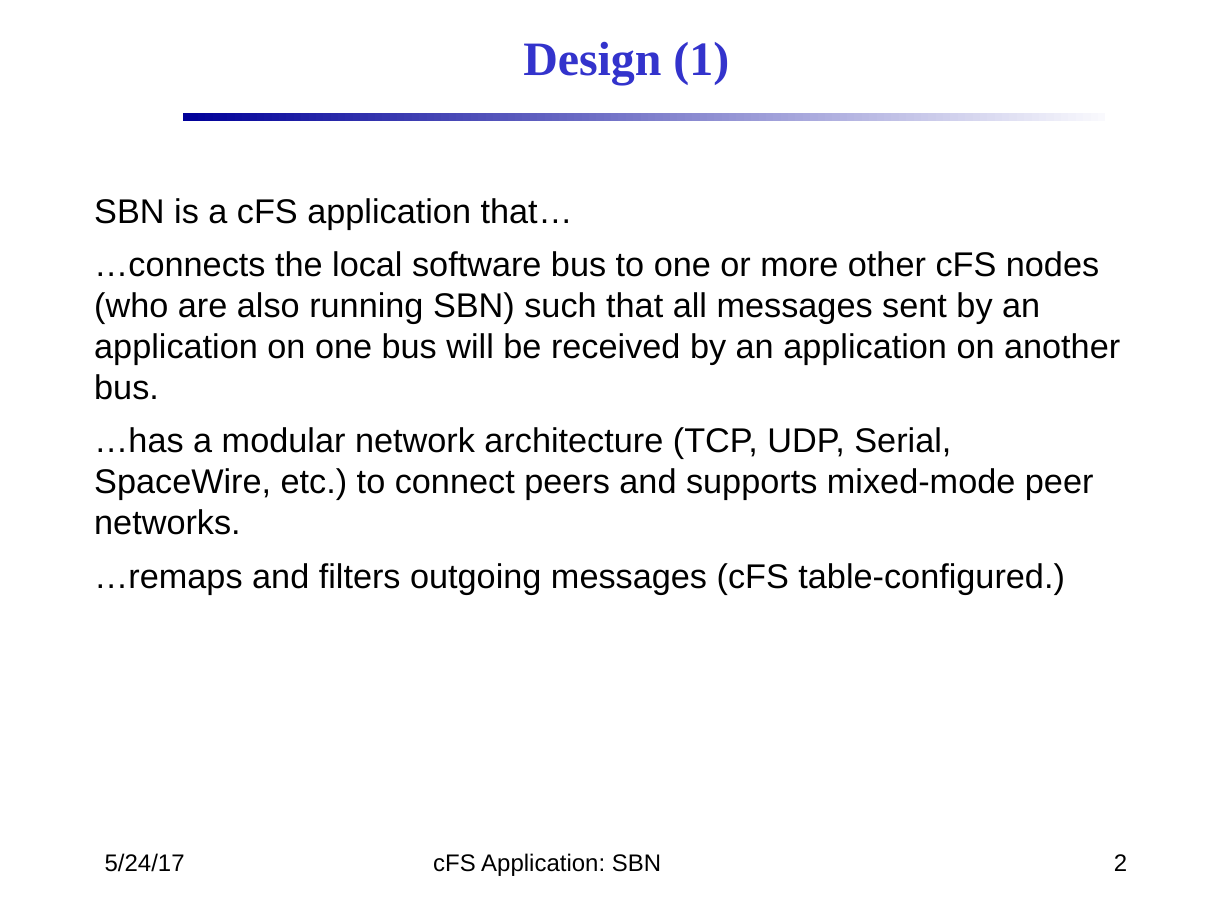
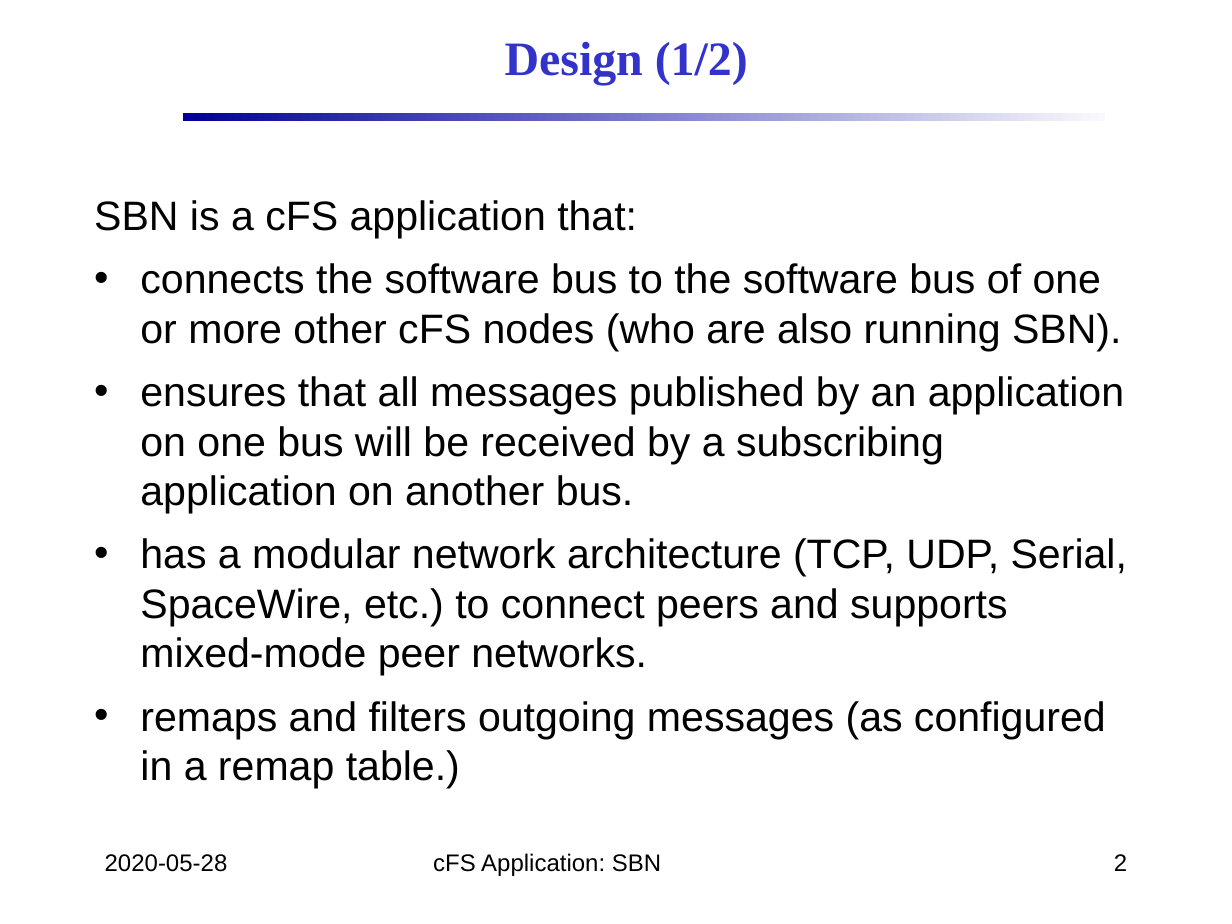
Before and after one commit to nasa/SBN, a slide deck: slide 2 of doc/SBN_Design.pptx. Drawn at 1232x924 pixels with LibreOffice and Linux fonts; fonts in the diff are those of the drawing; background and template pictures are left out. Boxes give left, top, right and bottom in pixels: in the first picture for what was removed or moved away, otherwise in the second. Text is boxed around its words. In the diff, an @@ line names an element or a change of style, - is before the commit and + after.

```diff
--- a/doc/SBN_Design.pptx
+++ b/doc/SBN_Design.pptx
@@ text at box(505, 41, 748, 85): text changed @@
-Design (1)
+Design (1/2)
@@ text at box(94, 200, 1127, 788): text changed; size 20 to 24 pt @@
-SBN is a cFS application that…
-…connects the local software bus to one or more other cFS nodes (who are also running SBN) such that all messages sent by an application on one bus will be received by an application on another bus.
-…has a modular network architecture (TCP, UDP, Serial, SpaceWire, etc.) to connect peers and supports mixed-mode peer networks.
-…remaps and filters outgoing messages (cFS table-configured.)
+SBN is a cFS application that:
+• connects the software bus to the software bus of one or more other cFS nodes (who are also running SBN).
+• ensures that all messages published by an application on one bus will be received by a subscribing application on another bus.
+• has a modular network architecture (TCP, UDP, Serial, SpaceWire, etc.) to connect peers and supports mixed-mode peer networks.
+• remaps and filters outgoing messages (as configured in a remap table.)
@@ text at box(105, 854, 228, 872): text changed @@
-5/24/17
+2020-05-28
```
Also in this commit, not shown: 15 other slides changed, 4 slides added, 3 slides removed.
